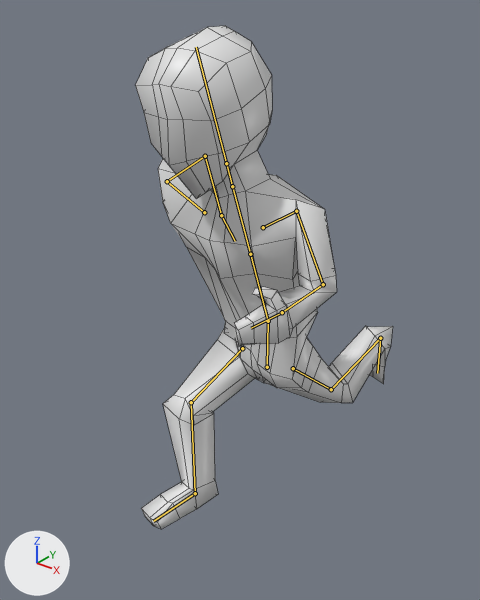
An edit to the Blender file Summer_Game_Keane_Mocarski/Assets/Models/characterKeaneStructureUnity.blend, drawn before and after from the same camera.
Before and after are seen from a camera (50 mm lens) standing at (8.71, -11.94, 1.86) and looking at (-0.45, -0.5, -5.24). The lights are fixed; the arrows at lower left show +X, +Y and +Z. Both versions are drawn at frame 20 of the action 'Running'; the numbers are the values there. The bones that bend it are drawn over the model as lines. Mesh edges are drawn as thin lines.
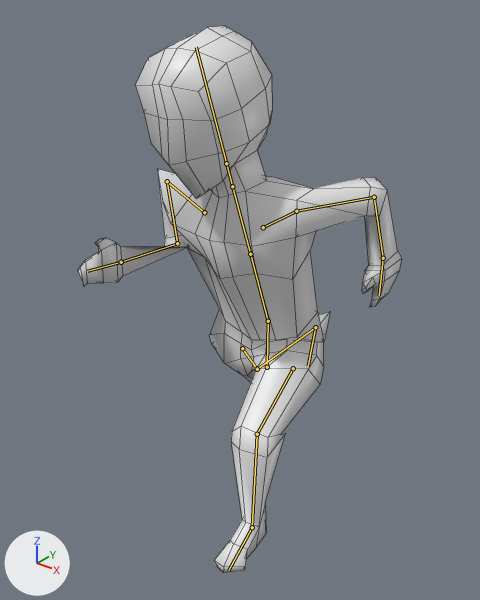
What changed in the scene script:
```text
Change bone_lowerarm_r:
    where bone_lowerarm_r = bpy.data.objects['Armature'].pose.bones['LowerArm.R']  # child of 'UpperArm.R'
    bone_lowerarm_r.rotation_quaternion: (0.859, -0.098, -0.456, -0.211) -> (1.0, 0.0, 0.0, 0.0)  # degrees (2, -56, -29) -> degrees (0, 0, 0)
Change bone_lowerarm_l:
    where bone_lowerarm_l = bpy.data.objects['Armature'].pose.bones['LowerArm.L']  # child of 'UpperArm.L'
    bone_lowerarm_l.rotation_quaternion: (0.914, -0.326, 0.218, 0.104) -> (0.853, -0.329, 0.319, 0.25)  # degrees (-38, 28, 3) -> degrees (-35, 45, 18)
Change bone_shin_l:
    where bone_shin_l = bpy.data.objects['Armature'].pose.bones['Shin.L']  # child of 'ThighBone.L'
    bone_shin_l.rotation_quaternion: (0.998, -0.01, -0.056, 0.033) -> (1.0, 0.0, 0.0, 0.0)  # degrees (-1, -6, 4) -> degrees (0, 0, 0)
Change bone_handcontrol_r:
    where bone_handcontrol_r = bpy.data.objects['Armature'].pose.bones['HandControl.R']  # child of 'MasterParentBone'
    bone_handcontrol_r.location: (-1.41, -2.8, -2.97) -> (-1.53, -2.73, 0.98)
    bone_handcontrol_r.rotation_quaternion: (0.495, -0.531, -0.497, 0.475) -> (0.692, -0.039, 0.041, 0.72)  # degrees (-93, 1, 87) -> degrees (0, 6, 92)
Change bone_footcontrol_r:
    where bone_footcontrol_r = bpy.data.objects['Armature'].pose.bones['FootControl.R']  # child of 'MasterParentBone'
    bone_footcontrol_r.location: (0.45, 3.74, 4.41) -> (0.29, -2.44, 1.2)
    bone_footcontrol_r.rotation_quaternion: (0.723, 0.69, 0.02, -0.002) -> (1.0, 0.0, 0.0, 0.0)  # degrees (87, 2, 1) -> degrees (0, 0, 0)
Change bone_handcontrol_l:
    where bone_handcontrol_l = bpy.data.objects['Armature'].pose.bones['HandControl.L']  # child of 'MasterParentBone'
    bone_handcontrol_l.location: (1.52, -3.1, 1.09) -> (1.48, -3.68, -2.92)
    bone_handcontrol_l.rotation_quaternion: (0.619, 0.129, -0.2, -0.749) -> (0.452, -0.499, 0.539, -0.506)  # degrees (27, -3, -102) -> degrees (-95, -1, -95)
Change bone_footcontrol_l:
    where bone_footcontrol_l = bpy.data.objects['Armature'].pose.bones['FootControl.L']  # child of 'MasterParentBone'
    bone_footcontrol_l.location: (0.11, -2.42, 1.23) -> (-0.6, 3.55, 4.14)
    bone_footcontrol_l.rotation_quaternion: (1.0, 0.0, 0.0, 0.0) -> (0.837, 0.541, 0.075, 0.011)  # degrees (0, 0, 0) -> degrees (66, 7, 6)
```

Where the change shows, as pixel boxes [x1, y1, x2, y2] in the pictures (480 x 600 px):
'Cube', posed (26% wider, 9% taller): before [136, 26, 393, 529]; after [78, 26, 402, 573]
bone 'LowerArm.R', root to tip: before (323, 284) to (282, 312); after (374, 197) to (383, 258)
bone 'LowerArm.L', root to tip: before (205, 156) to (221, 215); after (177, 243) to (121, 262)
bone 'Shin.L', root to tip: before (191, 402) to (195, 493); after (257, 369) to (315, 327)
